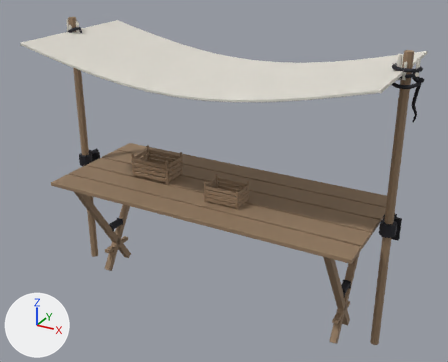
The Blender file blender/B1/stall.blend, before and after one commit.
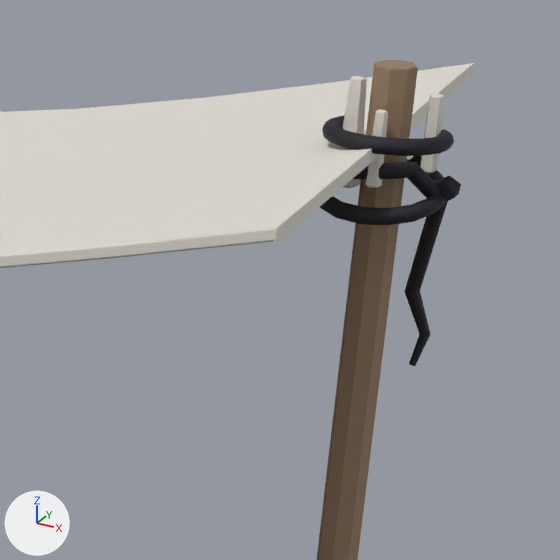
The first picture shows the older version from a camera (50 mm lens) standing at (2.08, -3.7, 2.86) and looking at (0.05, 0.0, 1.01). The close-ups show the older and then the newer version on the part from 70% to 100% of the width and 10% to 47% of the height of that picture. Only the edits that show in the close-ups are written down. The lights are fixed; the arrows at lower left show +X, +Y and +Z.

In view in the first close-up: 'stall'.
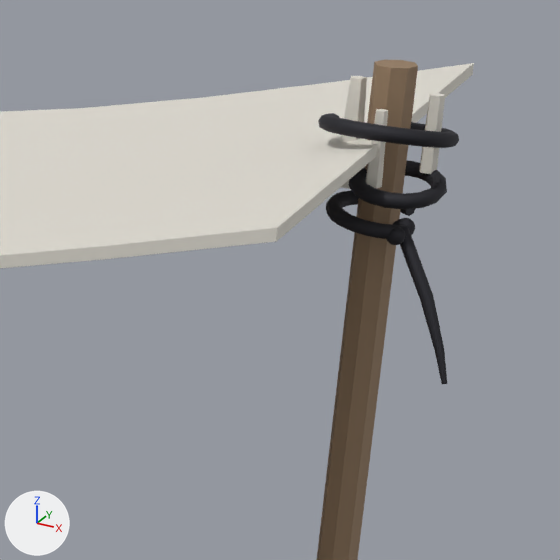
Location of each change, [x1, y1, x2, y2] in pixels of the close-ups (560 x 560 px; the box of a moved part takes in the faces that stretch with it):
part 1 of me_stall, added: after [406, 209, 415, 216]
part 2 of me_stall, added: after [392, 219, 412, 236]
part 3 of me_stall, added: after [386, 226, 405, 245]
part 4 of me_stall, added: after [401, 218, 415, 234]
part 5 of me_stall, moved or reshaped: before [320, 116, 461, 366]; after [318, 113, 459, 384]

What the commit changed:
me_stall is used by ob_stall; location (0.0, 0.0, 0.0).
me_stall had 1756 vertices, 1556 faces and spanned x -1.35..1.39, y -0.55..0.55, z -0.01..2.1.
me_stall now has 2336 vertices, 2268 faces and spans x -1.38..1.42, y -0.55..0.55, z -0.01..2.1.
me_stall part 1: the loose piece of 8 vertices spanning x 1.21..1.23, y 0.05..0.06, z 1.99..2.01 is copied, and the copy is scaled about its middle by (-0.507, 1.42, 0.907), then moved by (0.09, 0.0, -0.11); it spans x 1.31..1.32, y 0.04..0.06, z 1.88..1.9.
me_stall part 2: a new loose piece, an icosphere of 80 faces spanning x 1.308..1.337, y -0.049..-0.017, z 1.863..1.894, in mat_iron (dark grey #45454b).
me_stall part 3: a new loose piece, an icosphere of 80 faces spanning x 1.306..1.332, y -0.068..-0.04, z 1.861..1.888, in mat_iron (dark grey #45454b).
me_stall part 4: a new loose piece, an icosphere of 80 faces spanning x 1.312..1.339, y -0.044..-0.016, z 1.867..1.895, in mat_iron (dark grey #45454b).
me_stall part 5: 112 vertices moved from x 1.19..1.37, y -0.09..0.06, z 1.9..2.02 to x 1.19..1.38, y -0.1..0.04, z 1.9..2.03; 309 vertices removed from x 1.19..1.39, y -0.09..0.1, z 1.65..2.02; 473 vertices added at x 1.18..1.42, y -0.11..0.1, z 1.69..2.03.
Other edits to the shape of me_stall do not show in these pictures.
